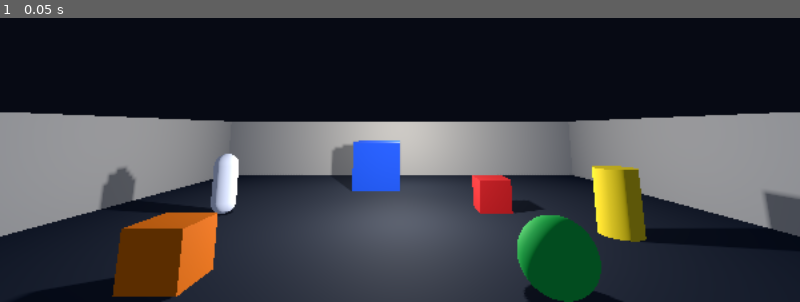
Above: before the commit, frame 1.
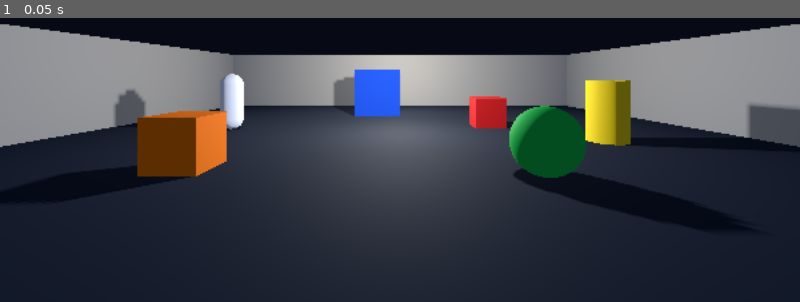
Above: after the commit, the same moment.

Repository: Kroosah/Crump
Game: Godot game, scene res://game/bootstrap.tscn
Two runs of this game, one before a commit and one after it. Both use one fixed random seed, a clock stepped at 60 frames per second and the inputs below.
Inputs:
- Up to frame 1 (0.05 s): no input

The runs differ from the first frame. In frame 1, 65% of the frame differs, in the area x 0-100%, y 2-100%.

Commit message:
[fix] Zet testcamera op ooghoogte 1,70 m en horizontaal
De dev room werd beoordeeld vanaf 2,6 m met een kanteling, waardoor het
grootste deel van het beeld leeg was boven de 3 m hoge muren. Op ooghoogte
en horizontaal is de ruimte te beoordelen zoals de speler hem straks ziet
(GD-besluit) en is het een bruikbare basis voor taak 002.

Gemeten headless met unproject_position: lege achtergrond 60% -> 45% van
het beeld, vloer 28% -> 44%.

Bij het narekenen bleek waarom er zoveel lucht in beeld stond: de 12-float
Transform3D-notatie in een .tscn is rij-georienteerd en dus getransponeerd
t.o.v. de GDScript-constructor Basis(x_as, y_as, z_as) waarmee de transform
in v0.0.7 was berekend. De camera keek daardoor 9 graden omhoog in plaats
van omlaag. De nieuwe camerabasis is de identiteit en is immuun voor die
fout. Dezelfde oorzaak treft SunKey, die nu omhoog schijnt: vastgelegd als
KI-002 met de kant-en-klare fix, bewust nog niet doorgevoerd omdat het de
goedgekeurde belichting verandert.

Registers bijgewerkt: CHANGELOG (v0.0.8), KNOWN_ISSUES (KI-002 open),
SESSION_STATE (dev room visueel bevestigd).

Co-Authored-By: Claude Fable 5 <noreply@anthropic.com>
Claude-Session: https://claude.ai/code/session_01Ha5WuAhmhLJ6i1SD9kMNvn

Diff:
--- a/game/levels/dev_room/dev_room.tscn
+++ b/game/levels/dev_room/dev_room.tscn
@@ -95,7 +95,7 @@
 environment = SubResource("env")
 
 [node name="TestCamera" type="Camera3D" parent="."]
-transform = Transform3D(1, 0, 0, 0, 0.987441, -0.157991, 0, 0.157991, 0.987441, 0, 2.6, 9)
+transform = Transform3D(1, 0, 0, 0, 1, 0, 0, 0, 1, 0, 1.7, 9)
 current = true
 fov = 70.0
 near = 0.05
Not shown, changed: docs/CHANGELOG.md
Not shown, changed: docs/KNOWN_ISSUES.md
Not shown, changed: docs/SESSION_STATE.md
